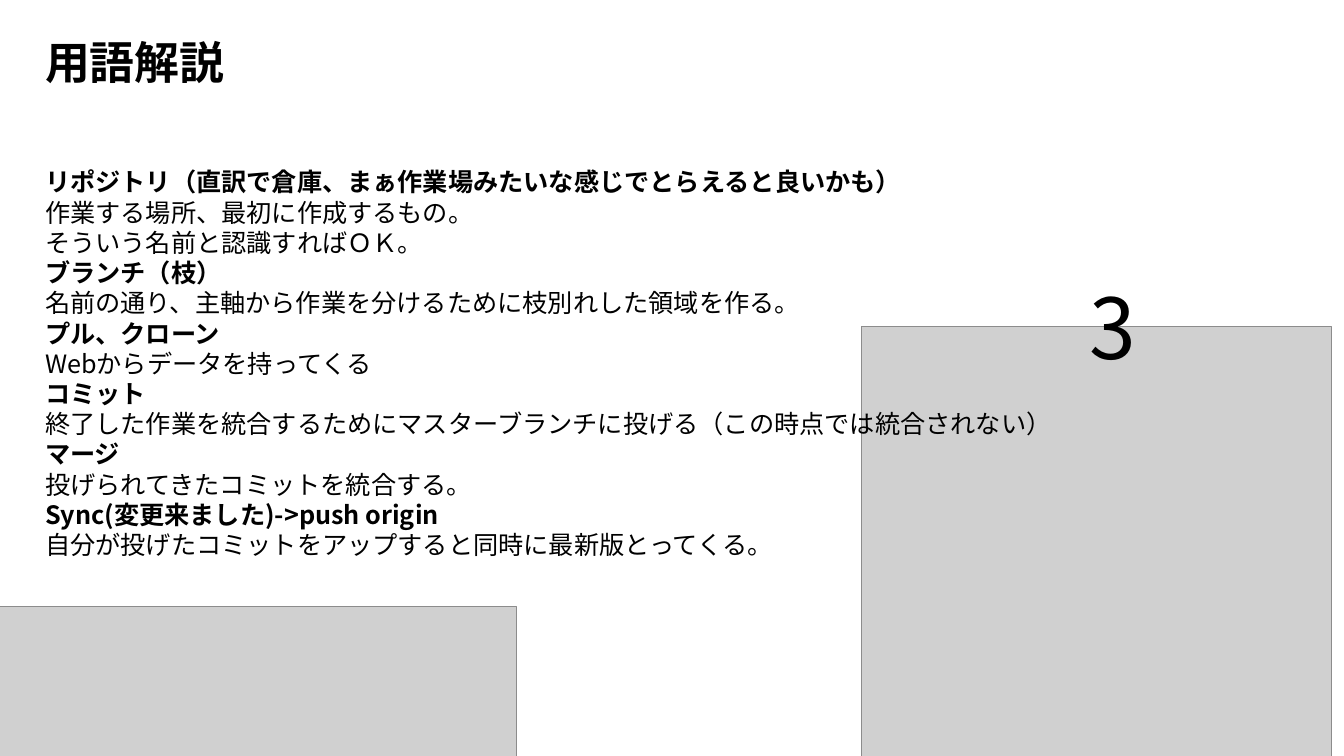
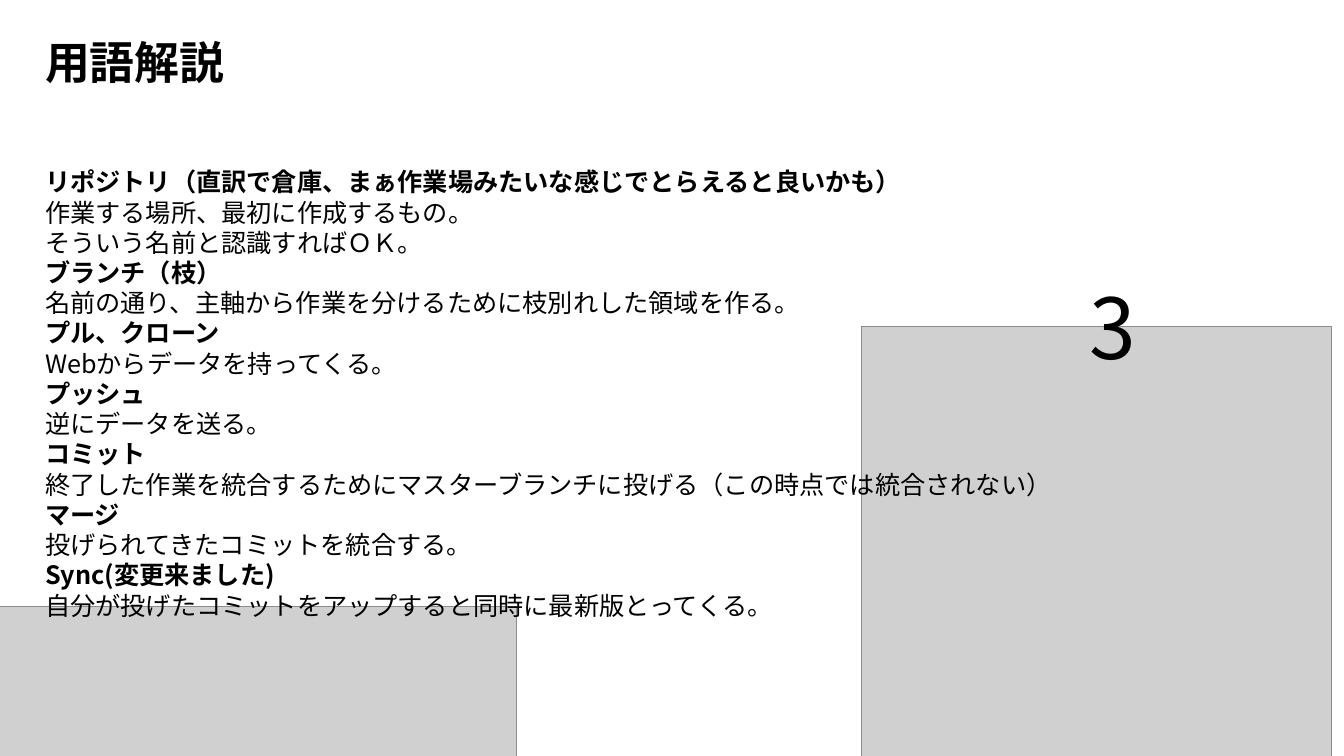
Before and after one commit to HattoriNaoki-t/git_study, a slide deck: slide 4 of GITHUB運用の勧め.pptx. Drawn at 1344x756 pixels with LibreOffice and Linux fonts; fonts in the diff are those of the drawing; grey boxes stand for pictures. Boxes give left, top, right and bottom in pixels: in the first picture for what was removed or moved away, otherwise in the second. Text is boxed around its words. In the diff, an @@ line names an element or a change of style, - is before the commit and + after.

```diff
--- a/GITHUB運用の勧め.pptx
+++ b/GITHUB運用の勧め.pptx
@@ text at box(45, 351, 397, 435): text changed @@
-Webからデータを持ってくる
+Webからデータを持ってくる。
+プッシュ
+逆にデータを送る。
@@ text at box(45, 562, 275, 590): text changed @@
-Sync(変更来ました)->push origin
+Sync(変更来ました)
```
Also in this commit, not shown: 2 other slides changed.
